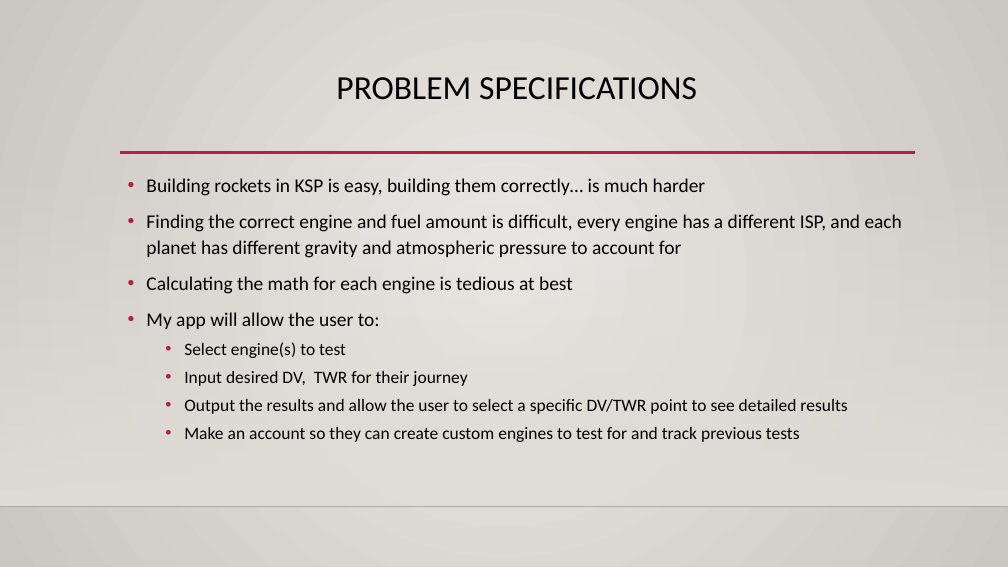
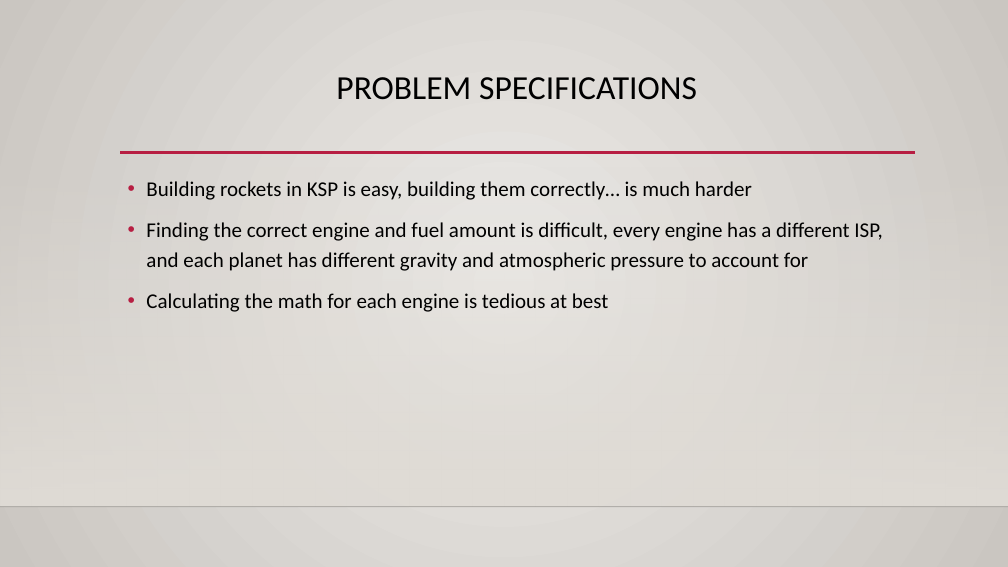
Before and after one commit to ChiliFro59/KSPEngineOptimizer_Proposal, a slide deck: slide 4 of Presentation.pptx. Drawn at 1008x567 pixels with LibreOffice and Linux fonts; fonts in the diff are those of the drawing; background and template pictures are left out. Boxes give left, top, right and bottom in pixels: in the first picture for what was removed or moved away, otherwise in the second. Text is boxed around its words. In the diff, an @@ line names an element or a change of style, - is before the commit and + after.

Commit message:
Moved prototype to problem spec

```diff
--- a/Presentation.pptx
+++ b/Presentation.pptx
@@ text "Building rockets in KSP is ..." at (146,181,882,312): size 18.5 to 20 pt; line spacing 1.1 to 1.2 @@
@@ text at (146,312,847,442): paragraphs removed @@
-• My app will allow the user to:
-  • Select engine(s) to test
-  • Input desired DV, TWR for their journey
-  • Output the results and allow the user to select a specific DV/TWR point to see detailed results
-  • Make an account so they can create custom engines to test for and track previous tests
```
Also in this commit, not shown: 1 slide added, 1 slide removed.
